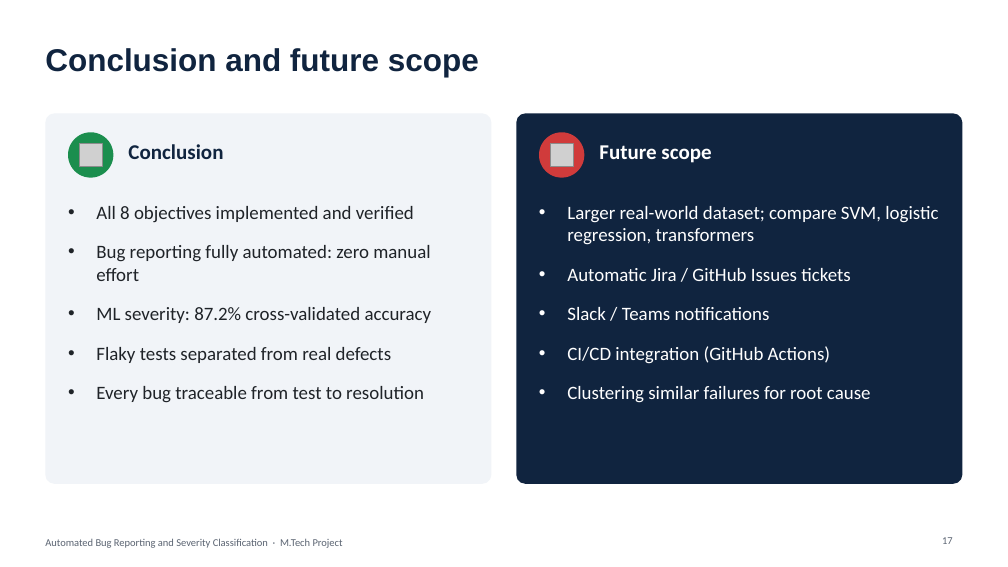
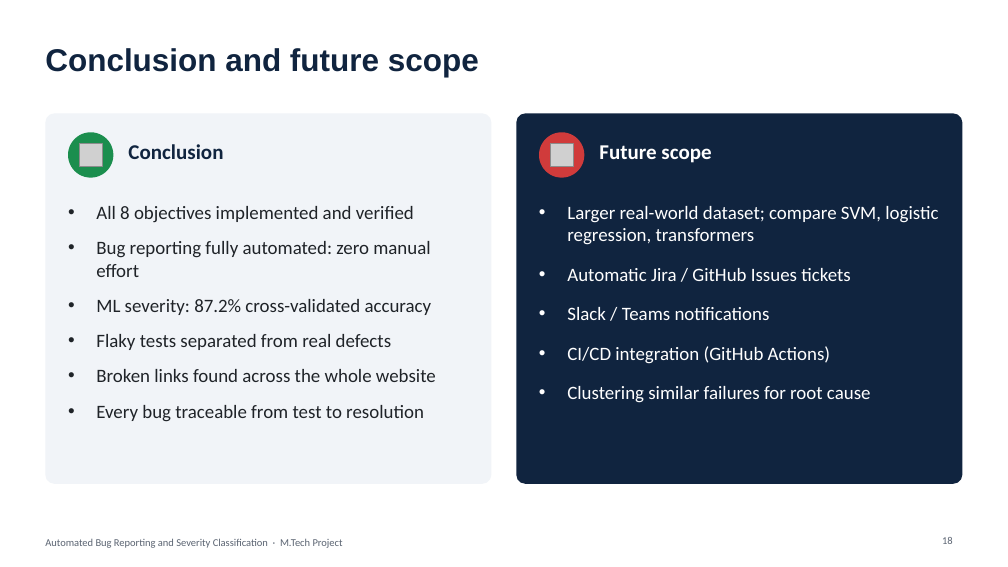
Before and after one commit to AngshumanRay/playwright-ml-bug-reporter, a slide deck: slide 18 of presentation/Automated_Bug_Reporting_Presentation.pptx (slide 17 before the commit). Drawn at 1008x567 pixels with LibreOffice and Linux fonts; fonts in the diff are those of the drawing; grey boxes stand for pictures. Boxes give left, top, right and bottom in pixels: in the first picture for what was removed or moved away, otherwise in the second. Text is boxed around its words. In the diff, an @@ line names an element or a change of style, - is before the commit and + after.

```diff
--- a/presentation/Automated_Bug_Reporting_Presentation.pptx
+++ b/presentation/Automated_Bug_Reporting_Presentation.pptx
@@ text at (96,206,432,422): less space between paragraphs @@
@@ text at (96,369,436,382): paragraph added @@
+• Broken links found across the whole website
@@ page number at (942,537,953,544): text changed @@
-17
+18
```
Also in this commit, not shown: 6 other slides changed, 1 slide added, 15 other files.
